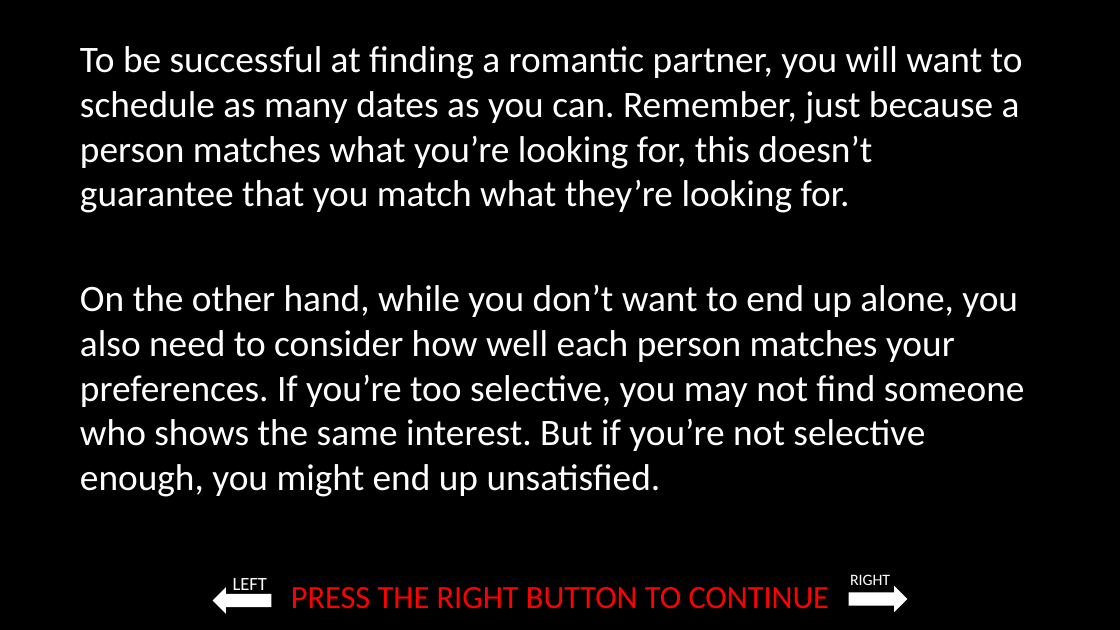
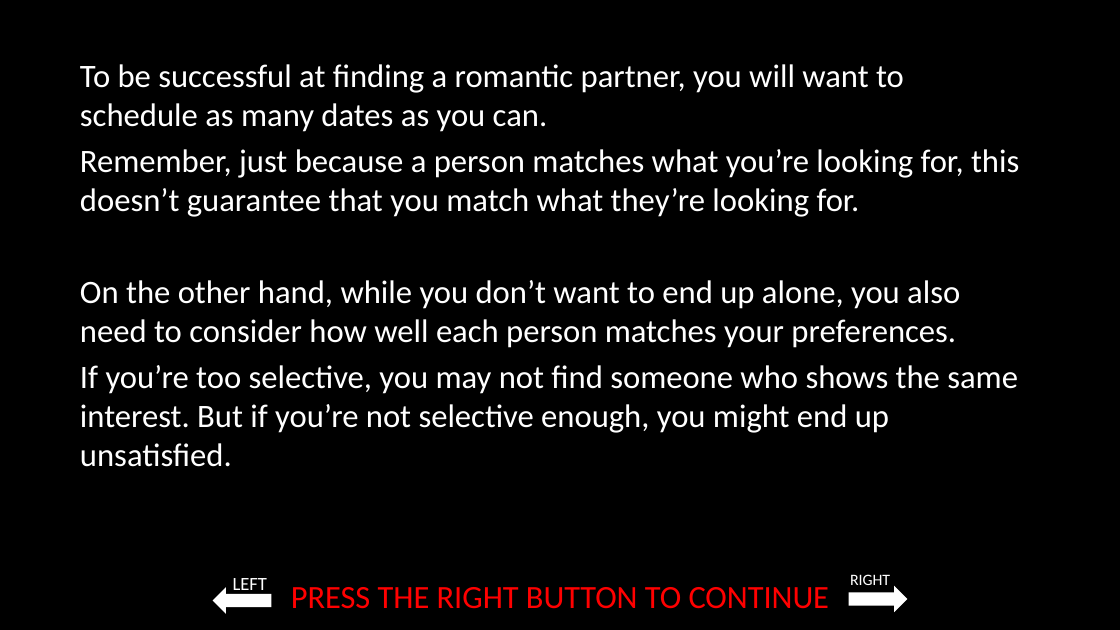
Before and after one commit to laureate-institute-for-brain-research/StimToolOnline, a slide deck: slide 5 of public/js/tasks/blind_dating/media/Blind_dating_game_instructions.pptx. Drawn at 1120x630 pixels with LibreOffice and Linux fonts; fonts in the diff are those of the drawing. Boxes give left, top, right and bottom in pixels: in the first picture for what was removed or moved away, otherwise in the second. Text is boxed around its words. In the diff, an @@ line names an element or a change of style, - is before the commit and + after.

```diff
--- a/public/js/tasks/blind_dating/media/Blind_dating_game_instructions.pptx
+++ b/public/js/tasks/blind_dating/media/Blind_dating_game_instructions.pptx
@@ text at bbox=[80, 64, 1019, 467]: text changed; size 32 to 28 pt @@
-To be successful at finding a romantic partner, you will want to schedule as many dates as you can. Remember, just because a person matches what you’re looking for, this doesn’t guarantee that you match what they’re looking for.
-On the other hand, while you don’t want to end up alone, you also need to consider how well each person matches your preferences. If you’re too selective, you may not find someone who shows the same interest. But if you’re not selective enough, you might end up unsatisfied.
+To be successful at finding a romantic partner, you will want to schedule as many dates as you can.
+Remember, just because a person matches what you’re looking for, this doesn’t guarantee that you match what they’re looking for.
+On the other hand, while you don’t want to end up alone, you also need to consider how well each person matches your preferences.
+If you’re too selective, you may not find someone who shows the same interest. But if you’re not selective enough, you might end up unsatisfied.
```
Also in this commit, not shown: 15 other slides changed, 4 slides added, 29 other files.
